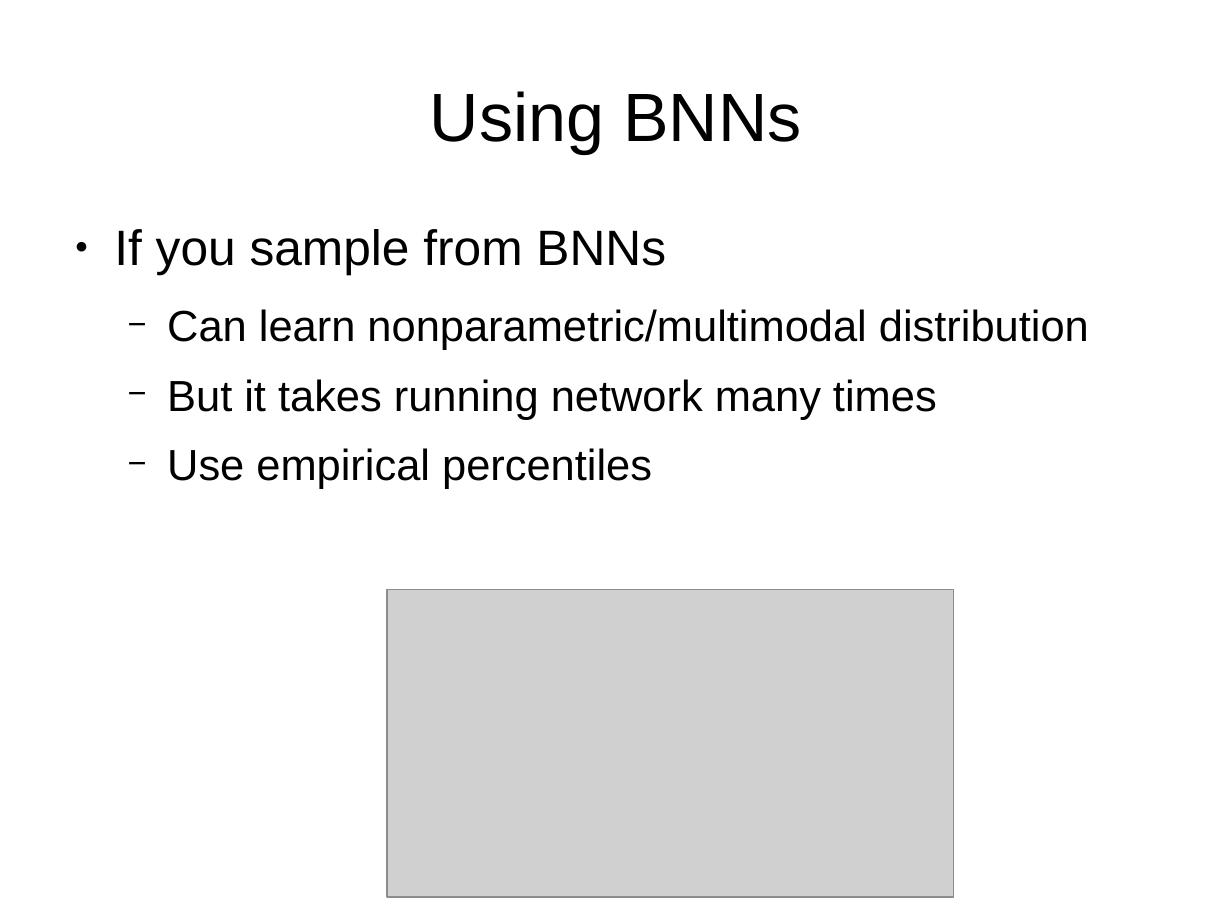
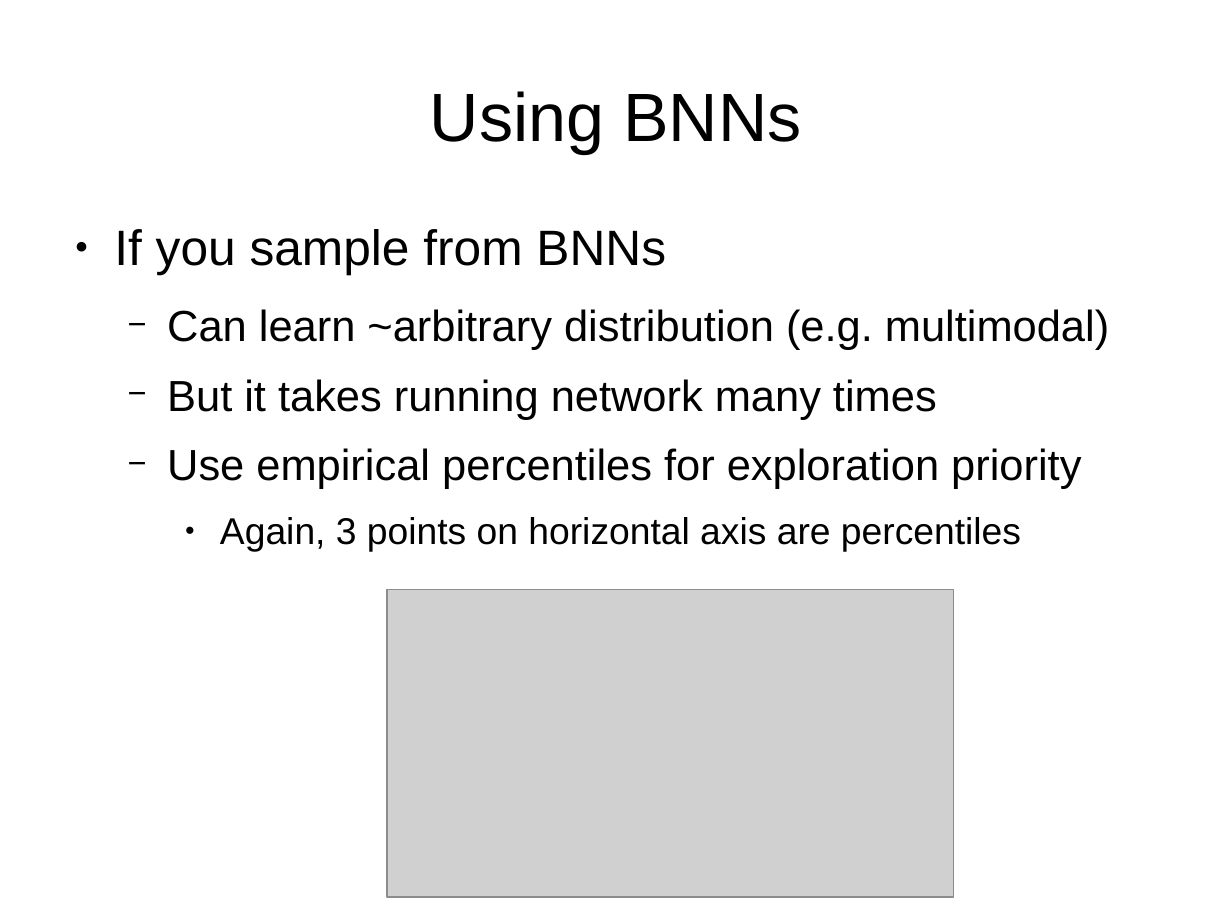
Before and after one commit to justheuristic/picsart_rl, a slide deck: slide 39 of day4/lecture_part1.odp (slide 38 before the commit). Drawn at 1232x924 pixels with LibreOffice and Linux fonts; fonts in the diff are those of the drawing; grey boxes stand for pictures. Boxes give left, top, right and bottom in pixels: in the first picture for what was removed or moved away, otherwise in the second. Text is boxed around its words. In the diff, an @@ line names an element or a change of style, - is before the commit and + after.

Commit message:
fix lecture titles, minor typos, major typos, etc.

```diff
--- a/day4/lecture_part1.odp
+++ b/day4/lecture_part1.odp
@@ text at <box>167,309,1109,350</box>: text changed @@
-  − Can learn nonparametric/multimodal distribution
+  − Can learn ~arbitrary distribution (e.g. multimodal)
@@ text at <box>167,448,1081,552</box>: text changed @@
-  − Use empirical percentiles
+  − Use empirical percentiles for exploration priority
+    ● Again, 3 points on horizontal axis are percentiles
```
Also in this commit, not shown: 14 other slides changed, 3 slides added, 2 slides removed, 2 other files.
